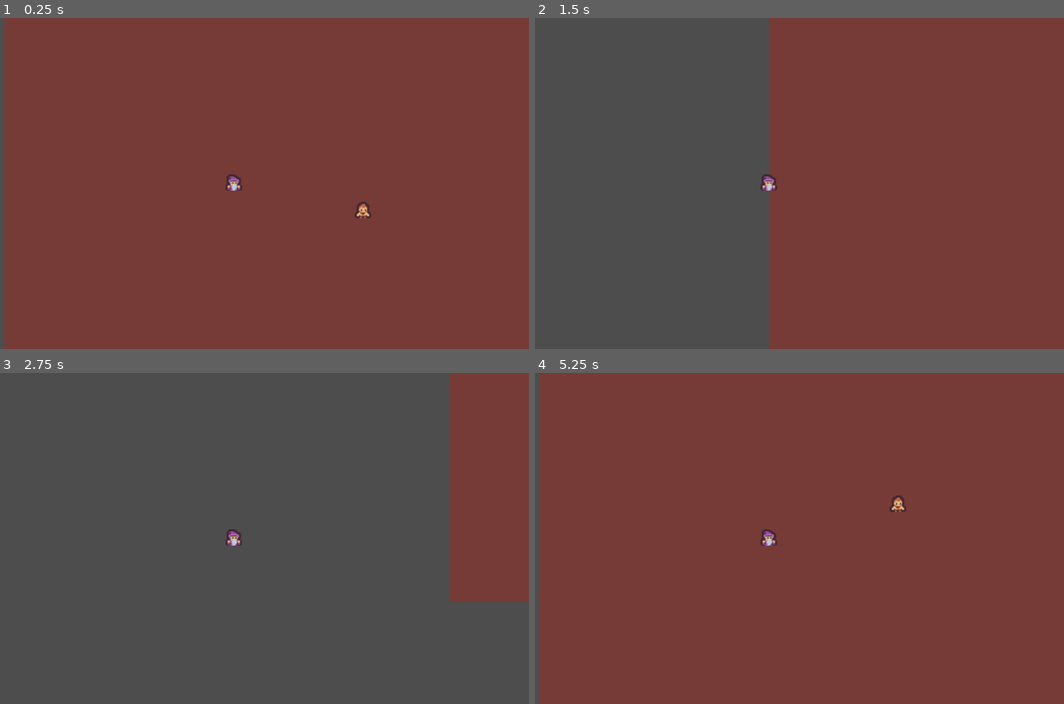
Above: before the commit, frames 1-4 (two rows, left to right).
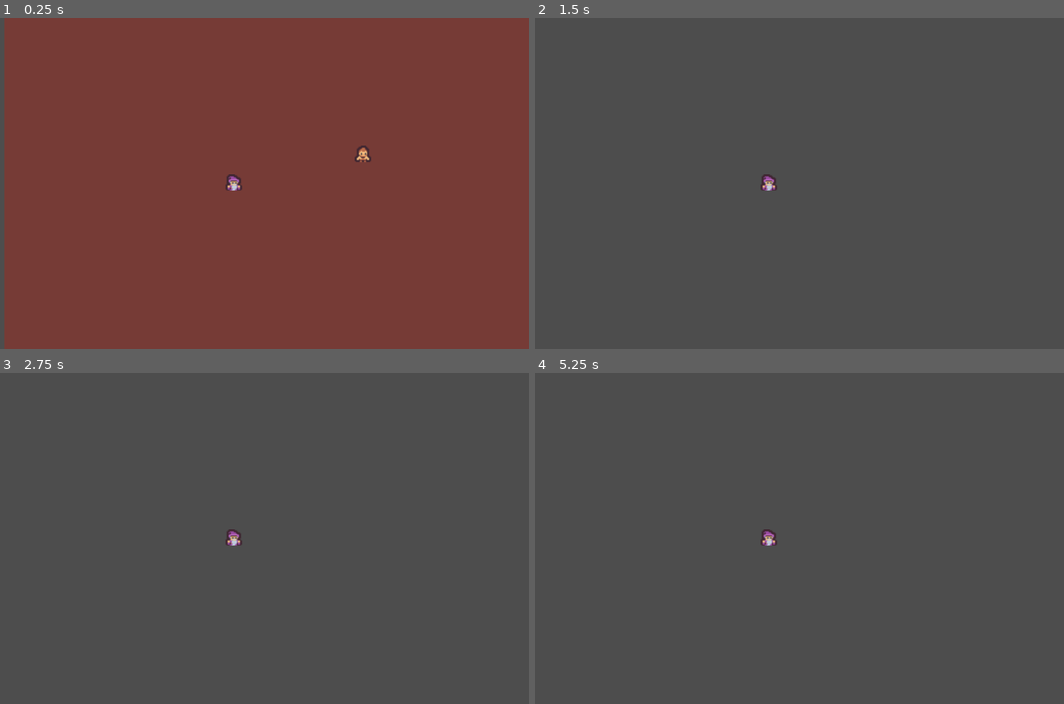
Above: after the commit, the same moments.

Repository: Hangover-Sunshine/HeadHoncho
Game: Godot game, scene res://scenes/test_scene.tscn
Same seed, same stepped clock (60 frames per second), same inputs: the game is played once before the commit and once after it. The project has no main scene, so this scene is started directly.
Inputs:
- Up to frame 1 (0.25 s): no input
- Up to frame 2 (1.5 s): tap Enter at 0.5 s; hold A (right) 0.53-1.28 s; hold Space (head_interaction) 0.53-1.28 s; hold S (down) from 1.28 s (still down); tap Space (head_interaction) at 1.35 s
- Up to frame 3 (2.75 s): release S (down) at 2.03 s; hold A (right) from 2.03 s (still down); hold Space (head_interaction) from 2.03 s (still down)
- Up to frame 4 (5.25 s): release A (right) at 2.78 s; release Space (head_interaction) at 2.78 s; hold W (up) 2.78-3.53 s; tap Space (head_interaction) at 2.85, 3.5, 4.35 s; hold Space (head_interaction) 3.53-4.28 s; hold D (left) 3.53-5.03 s; hold S (down) from 5.03 s (still down); hold Space (head_interaction) from 5.03 s (still down)

The runs differ from the first frame. In frame 1, 0.2% of the frame differs, in the area x 67-71%, y 38-61%; in frame 2, 56%; in frame 3, 10%; in frame 4, 99%, in the area x 0-100%, y 0-100%.

Commit message:
working on worker interactions and meters

Diff:
--- a/project.godot
+++ b/project.godot
@@ -13,6 +13,10 @@
 config/name="HeadHoncho"
 config/features=PackedStringArray("4.2", "Forward Plus")
 config/icon="res://icon.svg"
+
+[autoload]
+
+SignalBus="*res://scripts/SignalBus.gd"
 
 [dotnet]
 
--- a/scenes/test_scene.tscn
+++ b/scenes/test_scene.tscn
@@ -1,36 +1,35 @@
 [gd_scene load_steps=6 format=3 uid="uid://cl3xj7xa2klwj"]
 
-[ext_resource type="Script" path="res://scripts/Player.gd" id="1_nm18x"]
-[ext_resource type="Texture2D" uid="uid://e752w4esba42" path="res://assets/temp_assets/tile_0084.png" id="2_uuanu"]
+[ext_resource type="Script" path="res://scripts/PlayManager.gd" id="1_hqi64"]
+[ext_resource type="Script" path="res://scripts/Worker.gd" id="2_sitqd"]
+[ext_resource type="PackedScene" uid="uid://clr22c4ljd5n0" path="res://prefabs/player.tscn" id="3_2ar0a"]
 [ext_resource type="Texture2D" uid="uid://clqo34vtnwycg" path="res://assets/temp_assets/tile_0088.png" id="3_wrgdd"]
 [ext_resource type="TileSet" uid="uid://gnt6xwtf6oph" path="res://assets/temp_assets/TempTileSet.tres" id="4_y6qi1"]
-
-[sub_resource type="RectangleShape2D" id="RectangleShape2D_sfjwv"]
-size = Vector2(127, 125)
 
 [node name="GameScene" type="Node2D"]
 
 [node name="Game" type="Node2D" parent="."]
+script = ExtResource("1_hqi64")
+tickUpdateTimer = 0.8
+
+[node name="TickUpdateTimer" type="Timer" parent="Game"]
+wait_time = 0.3
+
+[node name="QuarterTimer" type="Timer" parent="Game"]
 
 [node name="TileMap" type="TileMap" parent="Game"]
 tile_set = ExtResource("4_y6qi1")
 format = 2
 layer_0/tile_data = PackedInt32Array(196608, 0, 0, 196609, 0, 0, 262146, 0, 0, 262147, 0, 0, 327683, 0, 0, 327684, 0, 0 …(18480 unchanged characters)…
 
-[node name="Tile0088" type="Sprite2D" parent="Game"]
-position = Vector2(126, 27)
+[node name="Worker" type="Node2D" parent="Game"]
+script = ExtResource("2_sitqd")
+
+[node name="Tile0088" type="Sprite2D" parent="Game/Worker"]
+position = Vector2(126, -28)
 texture = ExtResource("3_wrgdd")
 
-[node name="Player" type="CharacterBody2D" parent="Game"]
-script = ExtResource("1_nm18x")
+[node name="Player" parent="Game" instance=ExtResource("3_2ar0a")]
 
-[node name="Sprite2D" type="Sprite2D" parent="Game/Player"]
-texture = ExtResource("2_uuanu")
-
-[node name="CollisionShape2D" type="CollisionShape2D" parent="Game/Player"]
-position = Vector2(0.5, 0.5)
-shape = SubResource("RectangleShape2D_sfjwv")
-
-[node name="Camera2D" type="Camera2D" parent="Game/Player"]
-position = Vector2(0, 1)
-zoom = Vector2(2, 2)
+[connection signal="timeout" from="Game/TickUpdateTimer" to="Game" method="_on_tick_update_timer_timeout"]
+[connection signal="timeout" from="Game/QuarterTimer" to="Game" method="_on_quarter_timer_timeout"]
--- /dev/null
+++ b/scripts/PlayManager.gd
@@ -0,0 +1,29 @@
+extends Node2D
+
+signal tick_update
+
+@export var tickUpdateTimer:float = 0.5
+@export var quarterTimer:float = 60
+
+@onready var tickTimer = $TickUpdateTimer
+
+var quarterlyMoneyCounter:int = 0
+
+func _ready():
+	tickTimer.start(tickUpdateTimer)
+	SignalBus.connect("give_player_money", _give_player_money_receiver)
+##
+
+func _on_tick_update_timer_timeout():
+	tickTimer.start(tickUpdateTimer)
+	emit_signal("tick_update")
+##
+
+func _give_player_money_receiver(money:int):
+	quarterlyMoneyCounter += money
+	print("MONEY:", quarterlyMoneyCounter)
+##
+
+func _on_quarter_timer_timeout():
+	pass # Replace with function body.
+##
--- a/scripts/Player.gd
+++ b/scripts/Player.gd
@@ -1,17 +1,18 @@
 extends CharacterBody2D
 
 @export var SPEED:float = 300.0
+@export var HEAD_MOVE_PENALTY:float = 0.5
 
 enum Heads {
 	NO_HEAD,		# default for the moment
 	FUCK_HEAD,		# relax head
 	BLOW_HEAD,		# ac head
 	COVEFE_HEAD,	# coffee head
-	HR_HEAD			# can't actually be in this one during gameplay
 }
 
 var curr_head:Heads = Heads.NO_HEAD
 var direction:Vector2 = Vector2.ZERO
+var use_head:bool = false
 
 func _ready():
 	pass
@@ -23,24 +24,40 @@
 	elif event.is_action_released("up"):
 		direction.y += 1
 	##
+
 	if event.is_action_pressed("down"):
 		direction.y += 1
 	elif event.is_action_released("down"):
 		direction.y -= 1
 	##
+
 	if event.is_action_pressed("left"):
 		direction.x += 1
 	elif event.is_action_released("left"):
 		direction.x -= 1
 	##
+
 	if event.is_action_pressed("right"):
 		direction.x -= 1
 	elif event.is_action_released("right"):
 		direction.x += 1
 	##
+
+	if event.is_action_pressed("head_interaction"):
+		use_head = true
+	elif event.is_action_released("head_interaction"):
+		use_head = false
+	##
 ##
 
 func _physics_process(delta):
 	velocity = direction * SPEED
+	if use_head:
+		if curr_head == Heads.FUCK_HEAD:
+			velocity = Vector2.ZERO
+		else:
+			velocity *= SPEED
+		##
+	##
 	move_and_slide()
 ##
--- /dev/null
+++ b/scripts/SignalBus.gd
@@ -0,0 +1,10 @@
+extends Node
+
+# WORKER SIGNALS
+signal give_player_money(money:int)
+signal worker_quit
+signal worker_asleep
+signal worker_awake
+
+# ENIVRONMENT SIGNALS
+signal player_attacked_dickhead
--- /dev/null
+++ b/scripts/Worker.gd
@@ -0,0 +1,95 @@
+extends Node2D
+class_name Worker
+
+@export var startingTemp:int = 50
+@export var startingTiredness:int = 50
+@export var startingStress:int = 0
+
+@export var defaultTirednessDecrease:int = 1
+@export var defaultTempIncrease:int = 1
+@export var maxStressToQuit:int = 10
+@export var tiredShieldTickMax:int = 5
+@export var ticksUntilStressIncrease:int = 6
+
+@export var defaultMoney:int = 500
+
+# 0 -- 1 -- 2
+var workLifeBalance:float = 1.0
+
+var currTemp:int
+var currTiredness:int
+var currStress:int
+
+var twoTicksPassed:bool = false
+
+var tiredShield:bool = false
+var ticksSinceShieldStarted:int = 0
+var ticksSinceOverstressed:int = 0
+
+func _ready():
+	currTemp = startingTemp
+	currTiredness = startingTiredness
+	currStress = startingStress
+
+	get_parent().connect("tick_update", tick_update_receiver)
+##
+
+func _input(event):
+	if event.is_action_pressed("head_interaction"):
+		currTiredness += 20
+		tiredShield = true
+		ticksSinceShieldStarted = 0
+
+		if currTiredness > 100:
+			currTiredness = 100
+		##
+
+		workLifeBalance = currTiredness / 100.0 * 2
+	##
+##
+
+func calculate_work_life_balance() -> float:
+	var result:float = 0
+
+
+
+	return result
+##
+
+func tick_update_receiver():
+	if tiredShield == false and currTiredness > 0:
+		currTiredness -= defaultTirednessDecrease
+		workLifeBalance = calculate_work_life_balance()
+	##
+
+	if workLifeBalance > 1.5:
+		ticksSinceOverstressed += 1
+
+		if ticksSinceOverstressed >= ticksUntilStressIncrease:
+			ticksSinceOverstressed = 0
+			currStress += 1
+		##
+	##
+
+	print("curr tired:", currTiredness)
+	print("curr stress:", currStress)
+	print("new wlb:", workLifeBalance)
+
+	# give the player money
+	if twoTicksPassed:
+		SignalBus.emit_signal("give_player_money", floor(defaultMoney * workLifeBalance))
+	##
+
+	twoTicksPassed = !twoTicksPassed
+
+	if ticksSinceShieldStarted == tiredShieldTickMax:
+		ticksSinceShieldStarted = 0
+		tiredShield = false
+	##
+
+	if tiredShield:
+		ticksSinceShieldStarted += 1
+	##
+
+	print("---")
+##
